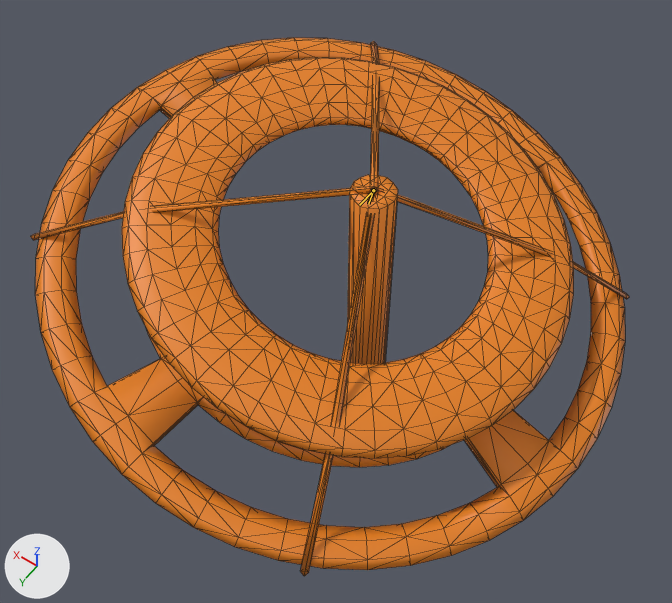
One commit to the glTF model project/Resources/TD3_3102/3d/RotatingPlaygroundEquipment/RotatingPlaygroundEquipment.gltf: the scene before it, then after it.
One viewpoint serves both versions: a 50 mm camera at (-14.1, 22.3, 38.5) aimed at (2.4, -0.8, 2.2). The axes (+X, +Y, +Z) are drawn at lower left. The lights are the same throughout. The older version comes first. Both versions are drawn at frame 37 of the action 'Spin'; the numbers are the values there. The bones that bend it are drawn over the model as lines. Mesh edges are drawn as thin lines.

Objects in the first picture: 'トーラス'.
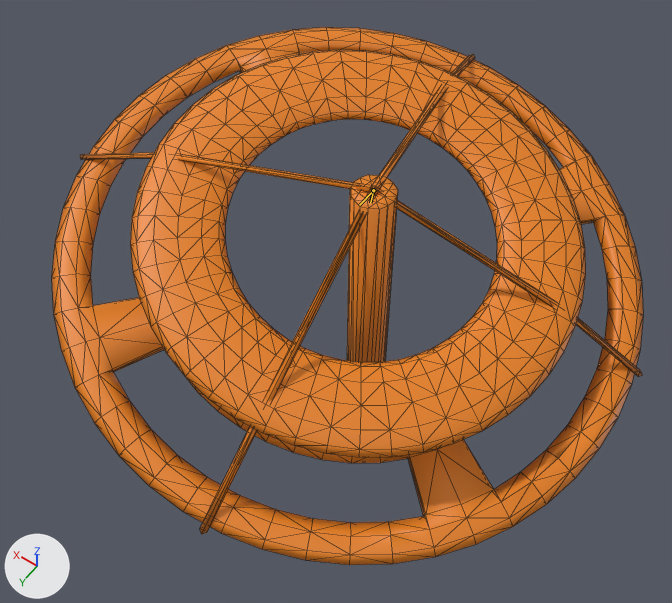
Edits to the scene script, one JSON object a line:
```json
{"block": "bone_ボーン", "where": "bone_ボーン = bpy.data.objects['アーマチュア'].pose.bones['ボーン']"}
{"op": "set", "path": "bone_ボーン.rotation_quaternion", "old": "(0.986, -0.13, 0.107, 0.014)", "new": "(0.951, -0.125, 0.28, 0.037)", "note": "degrees (-15, 12, 0) -> degrees (-15, 33, 0)"}
```

Pixel boxes [x1, y1, x2, y2] of what changed, in the pictures (672 x 603 px):
```json
{"object": "トーラス", "change": "posed", "before": [30, 37, 629, 576], "after": [52, 27, 643, 565]}
{"bone": "ボーン", "before": "(373, 190) to (368, 204)", "after": "(373, 190) to (370, 203)"}
```
